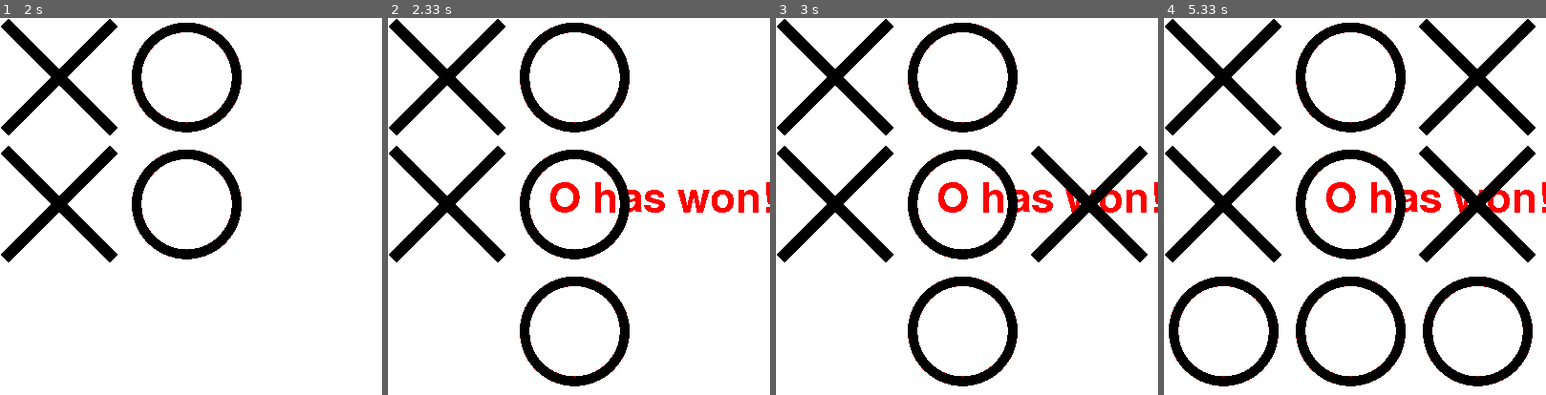
Above: before the commit, frames 1-4 (left to right).
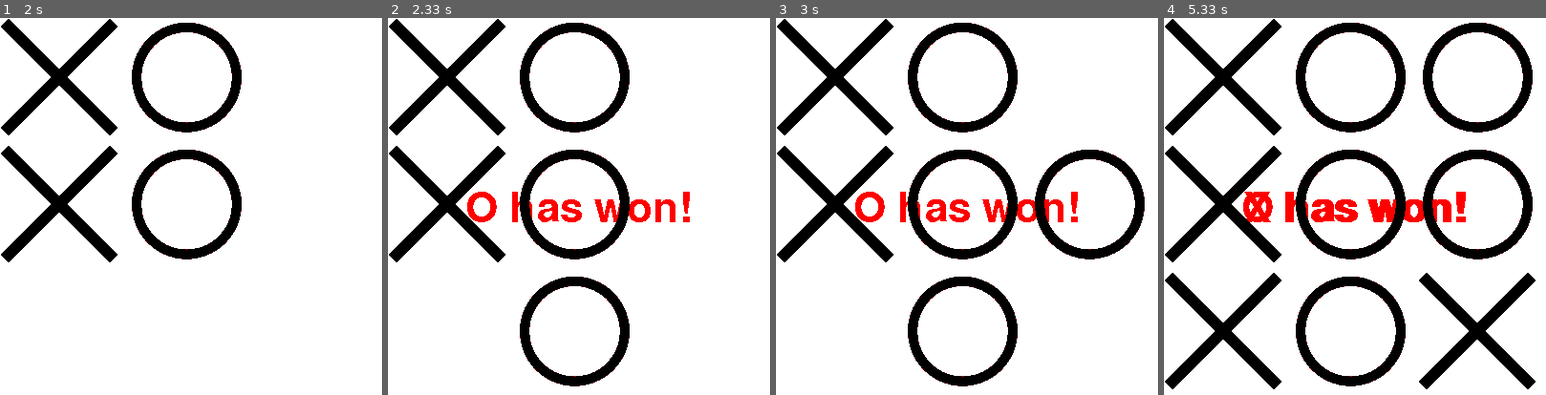
Above: after the commit, the same moments.

Repository: nikolaizhnikolov/pygame_criss_cross
Game: pygame game, started from main.py
The game is run twice, just before and just after one commit, with the same random seed, the same clock (stepped at 60 frames per second) and the same inputs.
Inputs (mouse positions are in pixels of both pictures, inside the frame that each line leads up to):
- Up to frame 1 (2 s): click (191, 210) at 0.43 s; click (99, 210) at 0.8 s; click (244, 74) at 1.2 s; click (99, 134) at 1.62 s; move the mouse to (171, 308) at 1.93 s
- Up to frame 2 (2.33 s): click (559, 308) at 2.12 s
- Up to frame 3 (3 s): click (1066, 270) at 2.62 s; move the mouse to (1100, 308) at 2.97 s
- Up to frame 4 (5.33 s): click (1488, 308) at 3.22 s; move the mouse to (1435, 142) at 3.6 s; click (1435, 142) at 3.88 s; click (1263, 274) at 5.32 s

Frame 1 is identical in both runs. In frame 2, 2.6% of the frame differs, in the area x 20-100%, y 43-55%; in frame 3, 6.1%; in frame 4, 18%, in the area x 0-100%, y 0-99%.

Commit message:
Add draw logic when all squares are taken up

Diff:
--- a/main.py
+++ b/main.py
@@ -67,7 +67,7 @@
     return None
 
 
-def wins(cell: tuple) -> bool:
+def win(cell: tuple) -> bool:
     x = cell[0]
     y = cell[1]
 
@@ -84,6 +84,10 @@
     #         1 == cells[(2, 0)] == cells[(1, 1)] == cells[(0, 2)] or \
     #         1 == cells[(1, 0)] == cells[(1, 1)] == cells[(1, 2)] or \
     #         1 == cells[(0, 1)] == cells[(1, 1)] == cells[(2, 1)]
+
+
+def draw():
+    return all(map(lambda d: cells[d] != 0, cells.keys()))
 
 
 def start_game():
@@ -111,18 +115,20 @@
                 if cells[cell] == CellState.EMPTY:
                     cells[cell] = CellState.CIRCLE if turn else CellState.CROSS
 
-                    if wins(cell):
+                    # Win Screen
+                    # No lose screens will be in place
+                    # The game will rotate which image to place and keep track with the dictionary
+                    # On each turn it will calculate if any fields connected to the placed one form
+                    # a winning row.
+                    if win(cell):
                         winner: str = 'O' if turn else 'X'
                         win_text = font.render(winner + ' has won!', False, (255, 0, 0))
-                        pygame.display.get_surface().blit(win_text, ((width - 64) // 2, (height - 64) // 2))
-
-                    turn = not turn
-
-                # TODO: Win Screen
-                #  No lose screens will be in place
-                #  The game will rotate which image to place and keep track with the dictionary
-                #  On each turn it will calculate if any fields connected to the placed one form
-                #  a winning row.
+                        pygame.display.get_surface().blit(win_text, ((width - win_text.get_width()) // 2, (height - win_text.get_height()) // 2))
+                    elif draw():
+                        win_text = font.render('Draw!', False, (255, 0, 0))
+                        pygame.display.get_surface().blit(win_text, ((width - win_text.get_width()) // 2, (height - win_text.get_height()) // 2))
+                    else:
+                        turn = not turn
 
             # Press ESC to quit
             if event.type in (QUIT, K_q):
